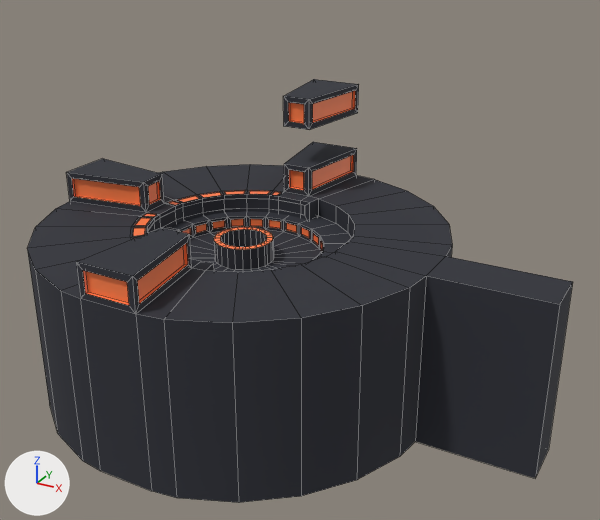
An edit to the FBX model GodfatherJam/Assets/Art/P_FirstLevel.fbx, drawn before and after from the same camera.
One viewpoint serves both versions: a 50 mm camera at (77.2, -118.9, 61.0) aimed at (11.9, -0.1, 1.6). The lights are fixed; the arrows at lower left show +X, +Y and +Z. Mesh edges are drawn as thin lines. Where no turn or scale is listed for an object, it has been applied to the vertices.

Objects in the first picture: 'P_BaseLevel__HP', 'P_BaseLevel__HP.002'.
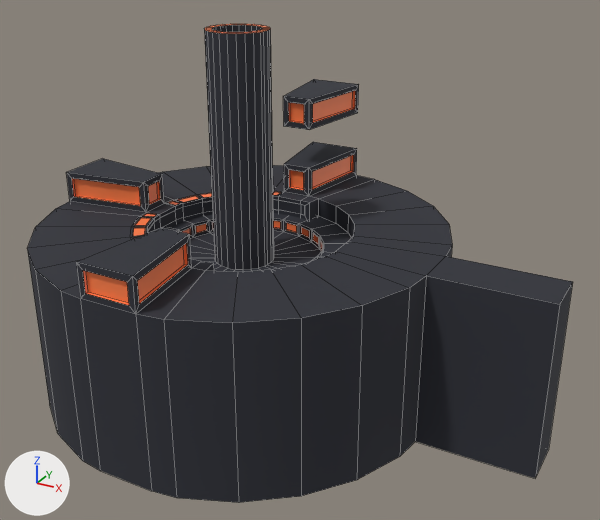
Where the newer file only moved an object's origin or applied its transform, the numbers keep the older frame.

Changed parts and their boxes (x1, y1, x2, y2) in the pictures (600 x 520 px; the box of a moved part takes in the faces that stretch with it):
```json
{"object": "P_BaseLevel__HP", "change": "reshaped", "before": [27, 142, 573, 503], "after": [27, 24, 573, 503], "on screen": "33% taller"}
{"part": 1, "of": "me_cylinder_001", "change": "moved or reshaped", "before": [214, 227, 274, 270], "after": [204, 24, 274, 270]}
```

Scene script edits in JSON lines:
```json
{"block": "me_cylinder_001", "where": "me_cylinder_001.from_pydata(...)  # 825 vertices, 783 faces; spans x -37.0..57.8, y -37.0..37.0, z -34.1..11.8"}
{"block": "me_cylinder_001", "where": "# used by ob_p_baselevel__hp; location = (0.0, 0.0, 0.0)"}
{"block": "me_cylinder_001", "change": "me_cylinder_001 part 1: all 50 vertices in x -5.5..5.4, y -5.5..5.5, z 3.5 are moved by (0.0, 0.0, 37.3)"}
```
